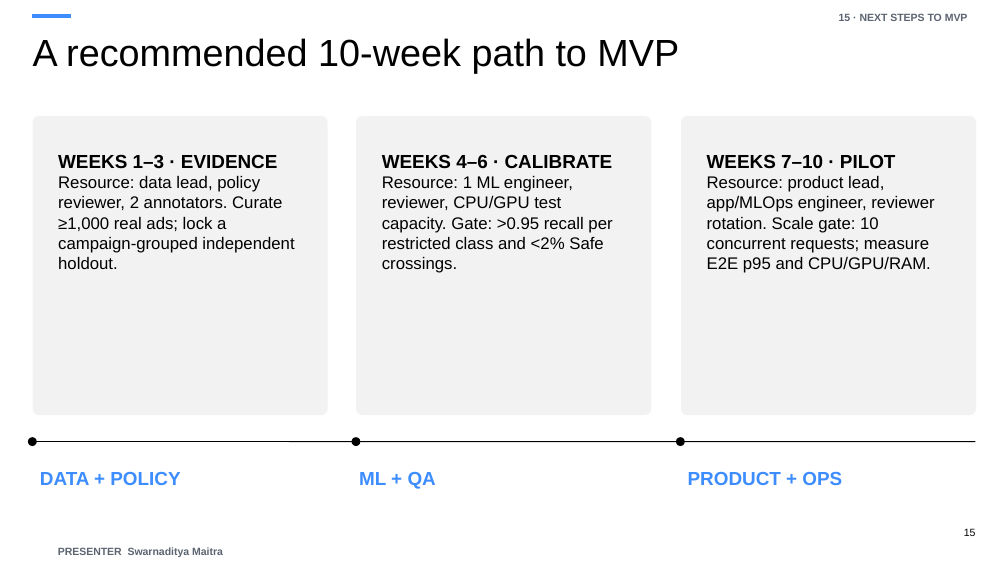
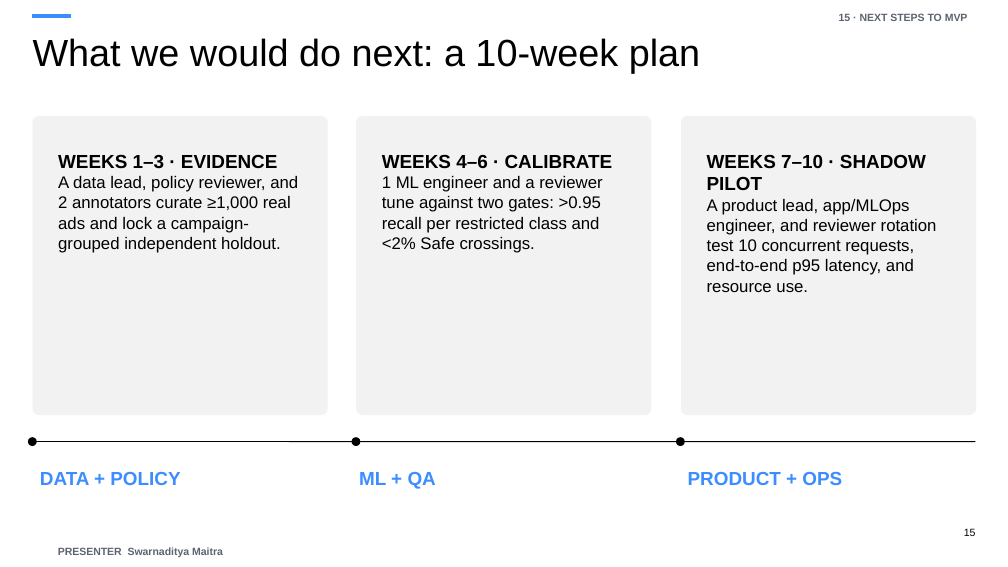
Before and after one commit to Swarnaditya-Maitra/MS_DSP_462_ComputerVision_ad-safety-moderation-pipeline, a slide deck: slide 15 of outputs/presentation/ad_safety_management_presentation.pptx. Drawn at 1008x567 pixels with LibreOffice and Linux fonts; fonts in the diff are those of the drawing. Boxes give left, top, right and bottom in pixels: in the first picture for what was removed or moved away, otherwise in the second. Text is boxed around its words. In the diff, an @@ line names an element or a change of style, - is before the commit and + after.

```diff
--- a/outputs/presentation/ad_safety_management_presentation.pptx
+++ b/outputs/presentation/ad_safety_management_presentation.pptx
@@ text at box(33, 38, 700, 73): text changed @@
-A recommended 10-week path to MVP
+What we would do next: a 10-week plan
@@ text at box(58, 176, 298, 253): text changed @@
-Resource: data lead, policy reviewer, 2 annotators. Curate ≥1,000 real ads; lock a campaign-grouped independent holdout.
+A data lead, policy reviewer, and 2 annotators curate ≥1,000 real ads and lock a campaign-grouped independent holdout.
@@ text at box(382, 176, 602, 253): text changed @@
-Resource: 1 ML engineer, reviewer, CPU/GPU test capacity. Gate: >0.95 recall per restricted class and <2% Safe crossings.
+1 ML engineer and a reviewer tune against two gates: >0.95 recall per restricted class and <2% Safe crossings.
@@ text at box(707, 154, 937, 292): text changed @@
-WEEKS 7–10 · PILOT
-Resource: product lead, app/MLOps engineer, reviewer rotation. Scale gate: 10 concurrent requests; measure E2E p95 and CPU/GPU/RAM.
+WEEKS 7–10 · SHADOW PILOT
+A product lead, app/MLOps engineer, and reviewer rotation test 10 concurrent requests, end-to-end p95 latency, and resource use.
```
Also in this commit, not shown: 14 other slides changed, 39 other files.
